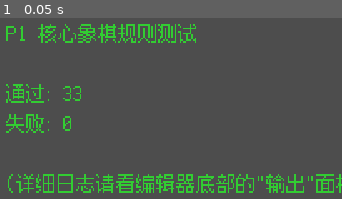
Above: before the commit, frame 1.
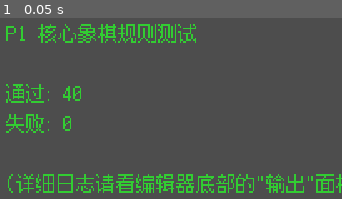
Above: after the commit, the same moment.

Repository: CapJunkrat/pixelking
Game: Godot game, scene res://scenes/Main.tscn
Two runs of this game, one before a commit and one after it. Both use one fixed random seed, a clock stepped at 60 frames per second and the inputs below. This scene is started directly instead of the project's main scene.
Inputs:
- Up to frame 1 (0.05 s): no input

The runs differ from the first frame. In frame 1, 0.2% of the frame differs, in the area x 18-24%, y 37-46%.

Commit message:
fix(ui): Fix language and duplication logic

Diff:
--- a/scripts/autoload/Localization.gd
+++ b/scripts/autoload/Localization.gd
@@ -9,6 +9,8 @@
 		"enabled": true,
 		"title_path": "res://assets/ui/titles/pixel_king_en.png",
 		"strings": {
+			"COLOR_WHITE": "White",
+			"COLOR_BLACK": "Black",
 			"MENU_NEW_GAME": "New Journey",
 			"MENU_CONTINUE": "Continue",
 			"MENU_SETTINGS": "Settings",
--- a/scripts/core/BoardState.gd
+++ b/scripts/core/BoardState.gd
@@ -239,7 +239,7 @@
 	for x in range(board_size):
 		for y in range(board_size):
 			var piece: ChessPiece = grid[x][y]
-			copy.grid[x][y] = piece.duplicate_piece() if piece != null else null
+			copy.grid[x][y] = piece.clone_for_simulation() if piece != null else null
 	copy.turn = turn
 	copy.en_passant_target = en_passant_target
 	copy.king_pos = king_pos.duplicate()
--- a/scripts/core/ChessPiece.gd
+++ b/scripts/core/ChessPiece.gd
@@ -13,17 +13,19 @@
 static var _next_instance_id: int = 1
 var instance_id: int = 0
 
-func _init(p_def: PieceDef = null, p_color: int = 0) -> void:
+func _init(p_def: PieceDef = null, p_color: int = 0, allocate_instance_id: bool = true) -> void:
 	def = p_def
 	color = p_color
-	instance_id = _next_instance_id
-	_next_instance_id += 1
+	if allocate_instance_id:
+		instance_id = _next_instance_id
+		_next_instance_id += 1
 
-func duplicate_piece() -> ChessPiece:
-	var copy := ChessPiece.new(def, color)
+## Creates an independent runtime-state copy for move validation and AI search.
+## It preserves the logical piece identity and does not consume a new real instance ID.
+func clone_for_simulation() -> ChessPiece:
+	var copy := ChessPiece.new(def, color, false)
+	copy.instance_id = instance_id
 	copy.has_moved = has_moved
-	# 注意:duplicate_piece 会分配一个新的 instance_id,
-	# 因为它通常用于"模拟一步棋"这种临时场景,不代表真的产生了新棋子。
 	return copy
 
 func get_id() -> String:
--- a/scripts/core/GameRules.gd
+++ b/scripts/core/GameRules.gd
@@ -6,5 +6,5 @@
 static func opposite(color: int) -> int:
 	return PieceColor.BLACK if color == PieceColor.WHITE else PieceColor.WHITE
 
-static func color_name(color: int) -> String:
-	return "白方" if color == PieceColor.WHITE else "黑方"
+static func color_key(color: int) -> StringName:
+	return &"COLOR_WHITE" if color == PieceColor.WHITE else &"COLOR_BLACK"
--- a/scripts/tests/ChessRulesTestSuite.gd
+++ b/scripts/tests/ChessRulesTestSuite.gd
@@ -23,6 +23,8 @@
 	_log("===== PixelKing rule tests =====")
 
 	test_default_and_dynamic_board_sizes()
+	test_color_uses_localization_keys()
+	test_simulation_clone_preserves_identity()
 	test_basic_standard_moves()
 	test_make_move_rejects_illegal_move()
 	test_has_any_legal_move_uses_explicit_color()
@@ -68,6 +70,26 @@
 	var board7 := BoardState.new(7)
 	_assert(board6.board_size == 6 and board6.in_bounds(Vector2i(5, 5)), "test_default_and_dynamic_board_sizes assertion 5")
 	_assert(board7.board_size == 7 and board7.in_bounds(Vector2i(6, 6)), "test_default_and_dynamic_board_sizes assertion 6")
+
+func test_color_uses_localization_keys() -> void:
+	_log("\n-- test_color_uses_localization_keys --")
+	_assert(GameRules.color_key(GameRules.PieceColor.WHITE) == &"COLOR_WHITE", "white color returns a localization key")
+	_assert(GameRules.color_key(GameRules.PieceColor.BLACK) == &"COLOR_BLACK", "black color returns a localization key")
+
+func test_simulation_clone_preserves_identity() -> void:
+	_log("\n-- test_simulation_clone_preserves_identity --")
+	var original := _piece("rook", GameRules.PieceColor.WHITE)
+	original.has_moved = true
+	var simulation_copy := original.clone_for_simulation()
+	var board := _empty_board()
+	board.set_piece(Vector2i(0, 0), original)
+	var board_copy := board.clone()
+	var next_real_piece := _piece("pawn", GameRules.PieceColor.WHITE)
+	_assert(simulation_copy != original, "simulation clone is an independent object")
+	_assert(simulation_copy.instance_id == original.instance_id, "simulation clone preserves logical identity")
+	_assert(simulation_copy.has_moved == original.has_moved, "simulation clone copies mutable state")
+	_assert(board_copy.get_piece(Vector2i(0, 0)).instance_id == original.instance_id, "board clone preserves piece identity")
+	_assert(next_real_piece.instance_id == original.instance_id + 1, "simulation clones do not consume a real instance ID")
 
 func test_basic_standard_moves() -> void:
 	_log("\n-- test_basic_standard_moves --")
--- a/scripts/tests/test_localization_smoke.gd
+++ b/scripts/tests/test_localization_smoke.gd
@@ -10,6 +10,12 @@
 	if localization.text("MENU_NEW_GAME") != "New Journey":
 		push_error("English menu translation is unavailable")
 		ok = false
+	if localization.text(String(GameRules.color_key(GameRules.PieceColor.WHITE))) != "White":
+		push_error("White color localization is unavailable")
+		ok = false
+	if localization.text(String(GameRules.color_key(GameRules.PieceColor.BLACK))) != "Black":
+		push_error("Black color localization is unavailable")
+		ok = false
 	if localization.title_texture() == null:
 		push_error("English title texture is unavailable")
 		ok = false
